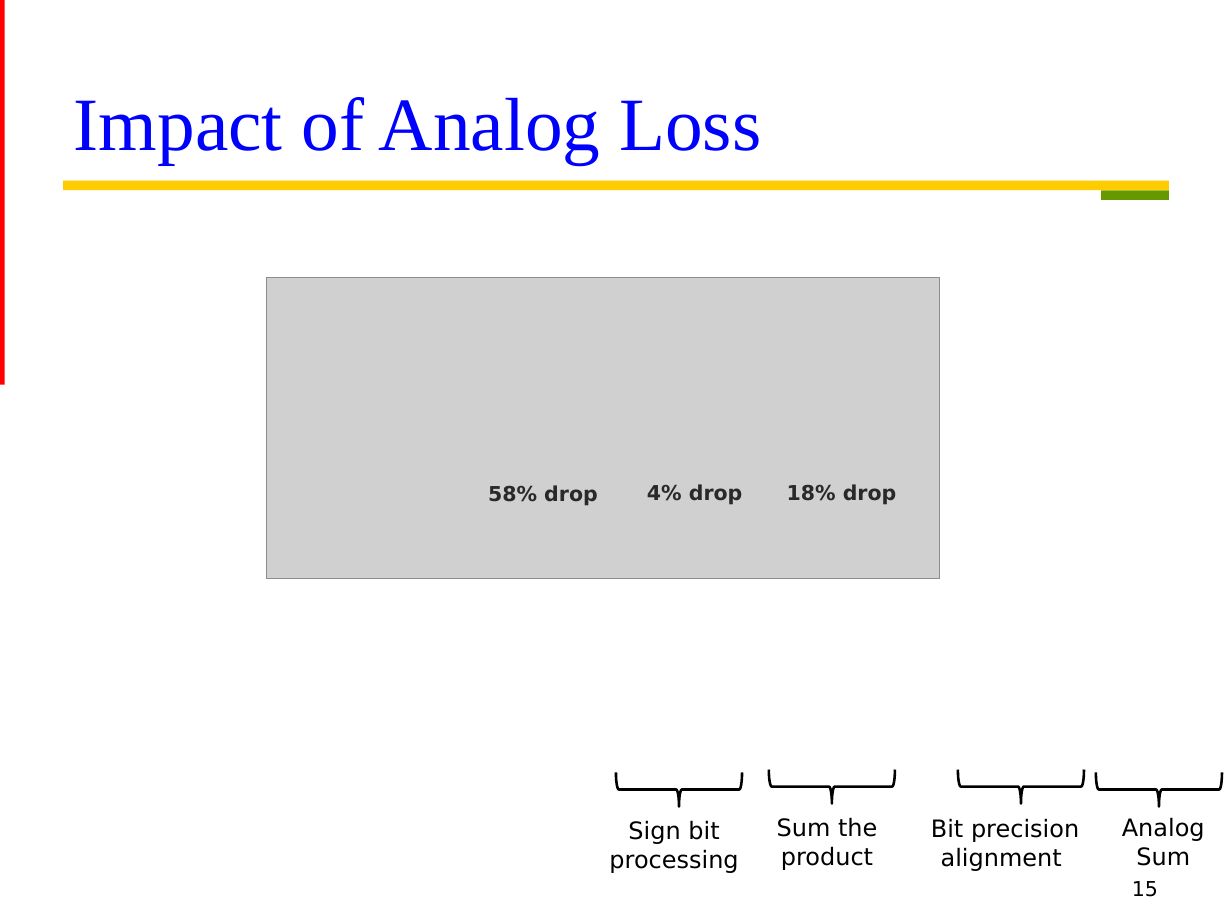
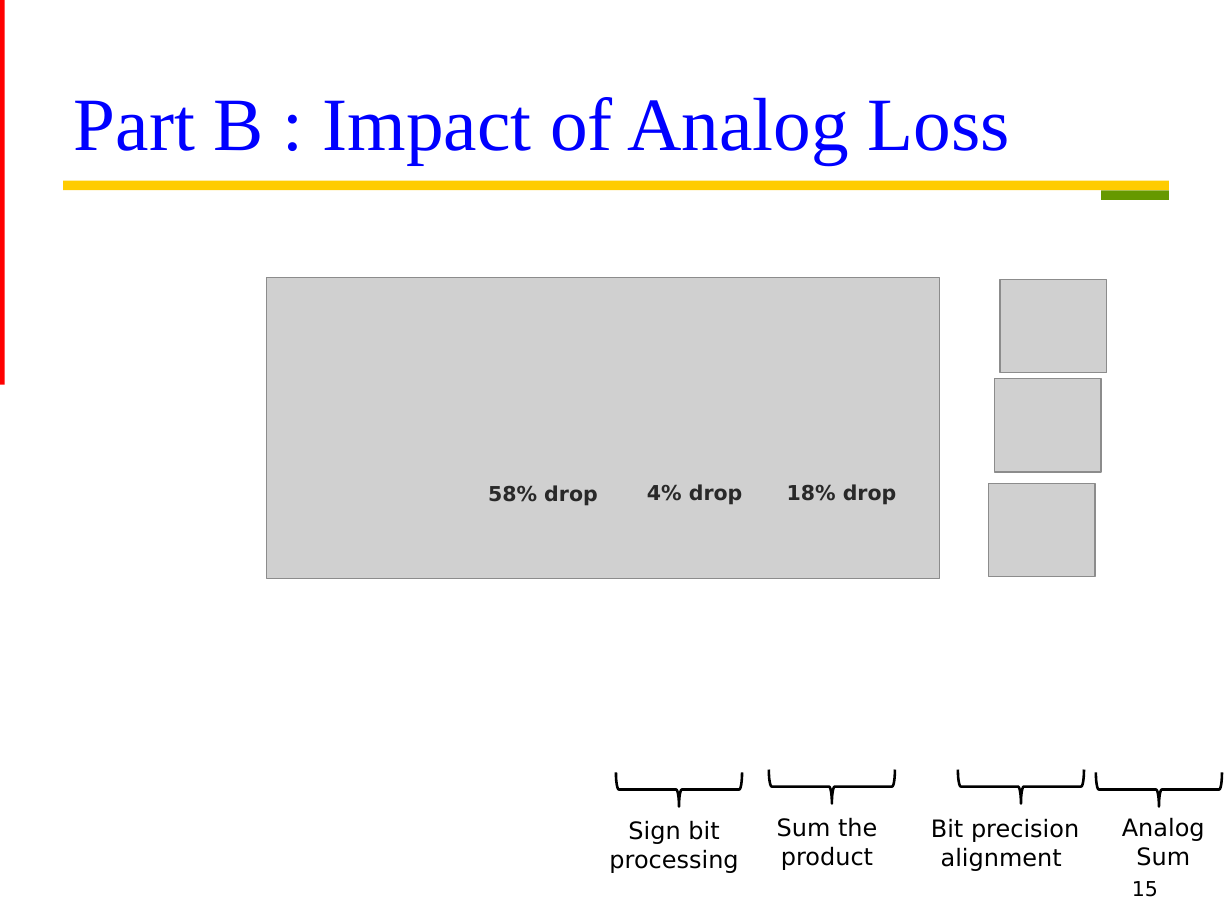
Before and after one commit to Oniontow/TTLiu_Project, a slide deck: slide 15 of bitrotation/ppt.pptx. Drawn at 1232x924 pixels with LibreOffice and Linux fonts; fonts in the diff are those of the drawing; grey boxes stand for pictures. Boxes give left, top, right and bottom in pixels: in the first picture for what was removed or moved away, otherwise in the second. Text is boxed around its words. In the diff, an @@ line names an element or a change of style, - is before the commit and + after.

```diff
--- a/bitrotation/ppt.pptx
+++ b/bitrotation/ppt.pptx
@@ title at [74, 97, 1010, 164]: text changed @@
-Impact of Analog Loss
+Part B : Impact of Analog Loss
@@ picture added at [1000, 280, 1108, 373] @@
@@ picture added at [994, 378, 1101, 472] @@
@@ picture added at [988, 483, 1095, 577] @@
```
Also in this commit, not shown: 5 other slides changed.
